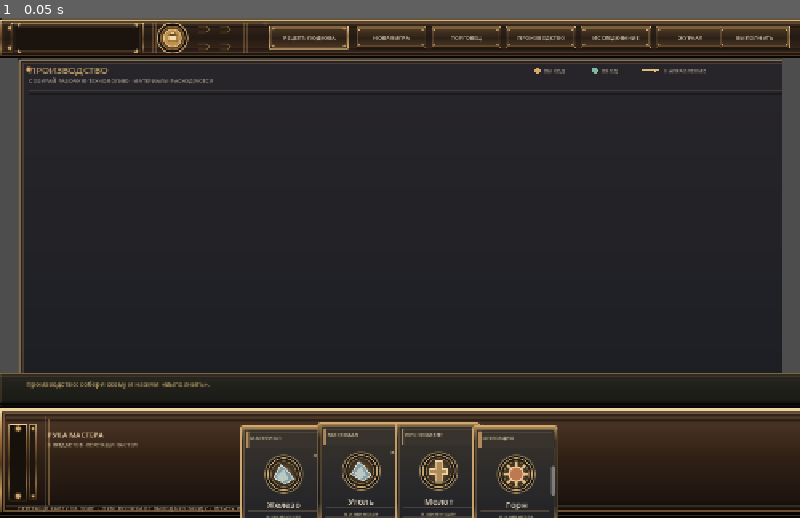
Above: before the commit, frame 1.
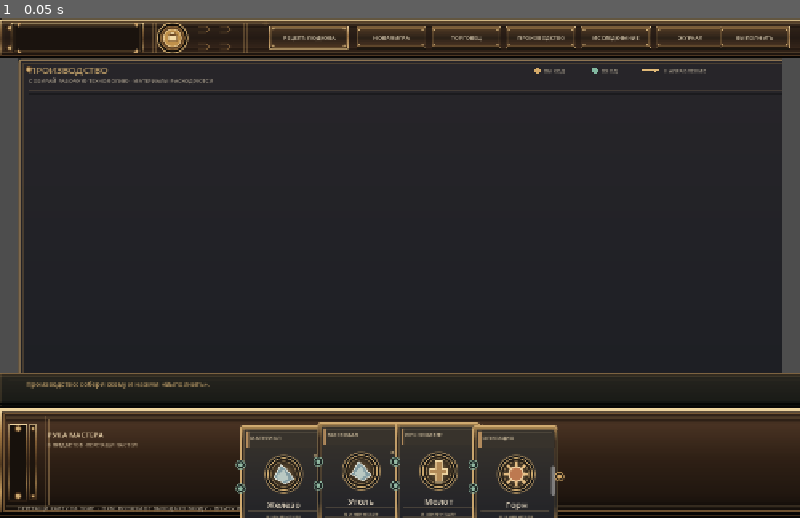
Above: after the commit, the same moment.

Repository: Blyaprint/new-1-bit-kuznya
Game: Godot game, scene res://scenes/board_prototype.tscn
The game is run twice, just before and just after one commit, with the same random seed, the same clock (stepped at 60 frames per second) and the same inputs.
Inputs:
- Up to frame 1 (0.05 s): no input

The runs differ from the first frame. In frame 1, 0.2% of the frame differs, in the area x 29-71%, y 87-96%.

Commit message:
Add pre-authored input and output port nodes to card scene

Diff:
--- a/scenes/ui/card_view.tscn
+++ b/scenes/ui/card_view.tscn
@@ -2,6 +2,8 @@
 
 [ext_resource type="Texture2D" path="res://assets/ui/card_frame.svg" id="1"]
 [ext_resource type="Script" path="res://scripts/ui/card_view.gd" id="2"]
+[ext_resource type="Texture2D" path="res://assets/ui/port_input.svg" id="3"]
+[ext_resource type="Texture2D" path="res://assets/ui/port_output.svg" id="4"]
 
 [node name="CardView" type="Control"]
 custom_minimum_size = Vector2(140, 164)
@@ -29,6 +31,58 @@
 offset_bottom = 106.0
 expand_mode = 1
 stretch_mode = 5
+mouse_filter = 2
+
+[node name="InputPort0" type="TextureRect" parent="."]
+offset_left = -7.0
+offset_top = 55.0
+offset_right = 9.0
+offset_bottom = 71.0
+texture = ExtResource("3")
+mouse_filter = 2
+
+[node name="InputLabel0" type="Label" parent="."]
+offset_left = 8.0
+offset_top = 57.0
+offset_right = 53.0
+offset_bottom = 71.0
+theme_override_colors/font_color = Color(0.83, 0.88, 0.84, 1)
+theme_override_font_sizes/font_size = 7
+mouse_filter = 2
+
+[node name="InputPort1" type="TextureRect" parent="."]
+offset_left = -7.0
+offset_top = 93.0
+offset_right = 9.0
+offset_bottom = 109.0
+texture = ExtResource("3")
+mouse_filter = 2
+
+[node name="InputLabel1" type="Label" parent="."]
+offset_left = 8.0
+offset_top = 95.0
+offset_right = 53.0
+offset_bottom = 109.0
+theme_override_colors/font_color = Color(0.83, 0.88, 0.84, 1)
+theme_override_font_sizes/font_size = 7
+mouse_filter = 2
+
+[node name="OutputPort0" type="TextureRect" parent="."]
+offset_left = 131.0
+offset_top = 74.0
+offset_right = 147.0
+offset_bottom = 90.0
+texture = ExtResource("4")
+mouse_filter = 2
+
+[node name="OutputLabel0" type="Label" parent="."]
+offset_left = 86.0
+offset_top = 90.0
+offset_right = 132.0
+offset_bottom = 103.0
+theme_override_colors/font_color = Color(0.94, 0.84, 0.67, 1)
+theme_override_font_sizes/font_size = 7
+horizontal_alignment = 2
 mouse_filter = 2
 
 [node name="Category" type="Label" parent="."]
